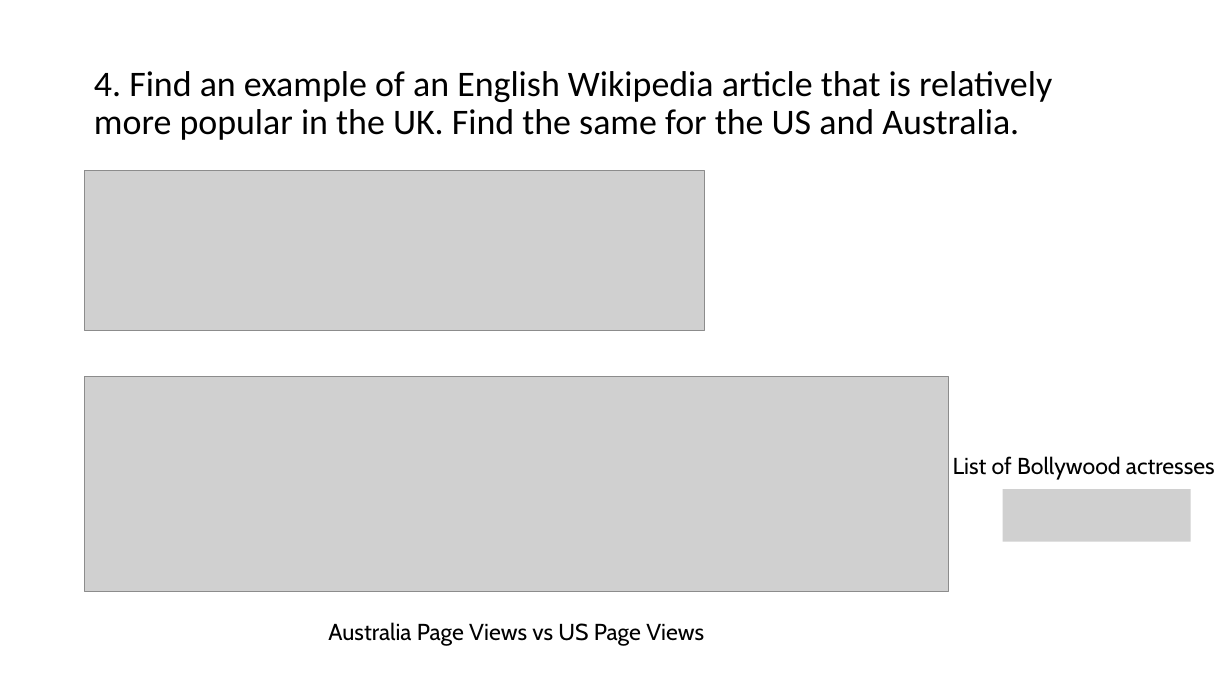
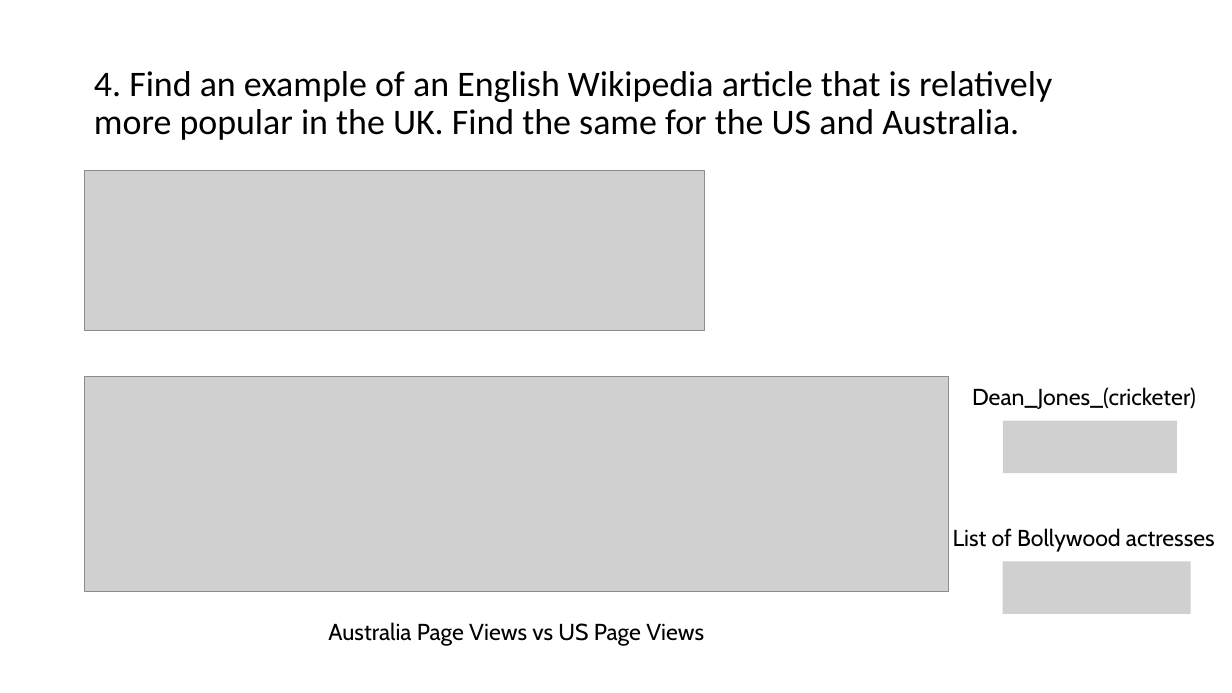
Before and after one commit to ChrisChee1/RevatureProject1, a slide deck: slide 26 of proj1/Revature Project 1.pptx. Drawn at 1232x693 pixels with LibreOffice and Linux fonts; fonts in the diff are those of the drawing; grey boxes stand for pictures. Boxes give left, top, right and bottom in pixels: in the first picture for what was removed or moved away, otherwise in the second. Text is boxed around its words. In the diff, an @@ line names an element or a change of style, - is before the commit and + after.

Commit message:
edited presentation

```diff
--- a/proj1/Revature Project 1.pptx
+++ b/proj1/Revature Project 1.pptx
@@ text added at (972, 387, 1196, 409), 18 pt, text #000000 @@
+Dean_Jones_(cricketer)
@@ picture added at (1003, 421, 1177, 473) @@
@@ picture removed at (1003, 489, 1191, 542) @@
@@ text "List of Bollywood actresses": place and size @@
-text "List of Bollywood actresses" at (953, 456, 1215, 480)
+text "List of Bollywood actresses" at (953, 528, 1215, 552)
@@ picture added at (1003, 562, 1191, 615) @@
```
Also in this commit, not shown: 1 slide added, 3 other files.
